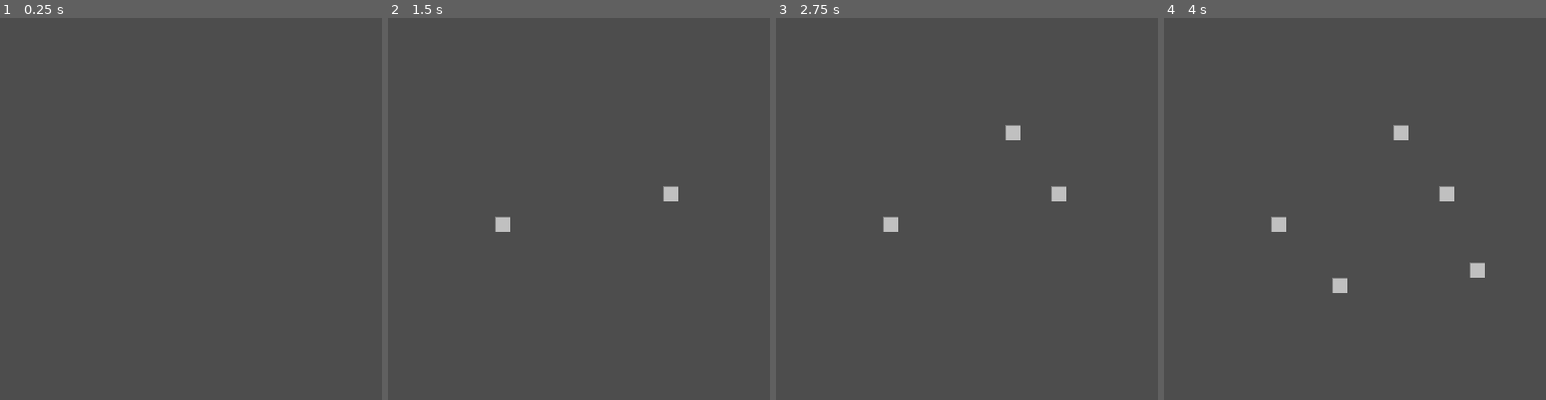
Above: before the commit, frames 1-4 (left to right).
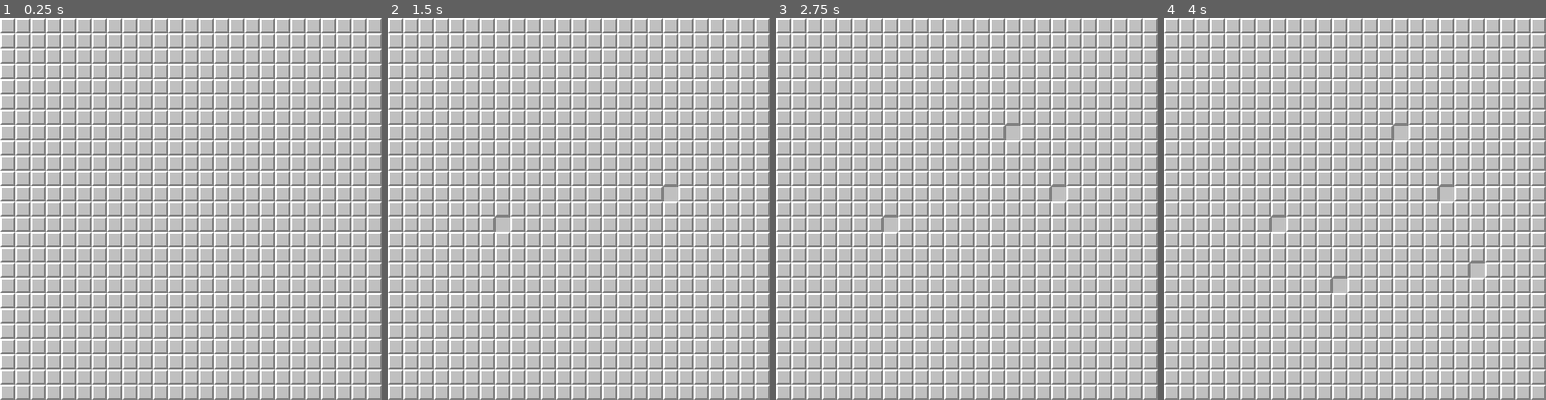
Above: after the commit, the same moments.

Repository: Insoi/reinventing-minesweeper-2.0
Game: Godot game, scene res://game.tscn
Two runs of this game, one before a commit and one after it. Both use one fixed random seed, a clock stepped at 60 frames per second and the inputs below.
Inputs (mouse positions are in pixels of both pictures, inside the frame that each line leads up to):
- Up to frame 1 (0.25 s): no input
- Up to frame 2 (1.5 s): tap Enter at 0.5 s; move the mouse to (663, 189) at 0.52 s; click (663, 189) at 0.67 s; tap Space at 1.25 s; move the mouse to (502, 228) at 1.27 s; click (502, 228) at 1.42 s
- Up to frame 3 (2.75 s): tap Enter at 2 s; move the mouse to (1005, 124) at 2.02 s; click (1005, 124) at 2.17 s
- Up to frame 4 (4 s): tap Space at 2.75 s; move the mouse to (1335, 285) at 2.77 s; click (1335, 285) at 2.92 s; tap Enter at 3.5 s; move the mouse to (1469, 266) at 3.52 s; click (1469, 266) at 3.67 s

The runs differ from the first frame. In frame 1, 100% of the frame differs, in the area x 0-100%, y 0-100%; in frame 2, 100%; in frame 3, 100%; in frame 4, 99%.
Error before the commit: Invalid operands 'int' and 'Vector2i' in operator '=='. (res://cell_tiles.gd:35)
Error after the commit: Trying to assign an array of type "Array" to a variable of type "Array[Vector2]". (res://cell_tiles.gd:54)

Commit message:
Update cell_tiles.gd

Diff:
--- a/cell_tiles.gd
+++ b/cell_tiles.gd
@@ -27,6 +27,12 @@
 			row.append(0)
 		cell_array.append(row)
 
+	#set each cell to be unexplored
+	for y in board_height:
+		for x in board_width:
+			cell_array[x][y] = unexplored_cell
+			set_cell(Vector2(x,y), 0, unexplored_cell)
+	#test
 	#place down x amt bombs randomly
 	for i in bombs:
 		var random_pos = Vector2(randi_range(0, board_height-1), randi_range(0, board_width-1))
@@ -41,8 +47,6 @@
 	#assign each cell with a number / empty
 	for y in board_height:
 		for x in board_width:
-			set_cell(Vector2(x,y), 0, unexplored_cell)
-
 			if cell_array[x][y] == bomb_cell:
 				continue
 
@@ -56,7 +60,6 @@
 			#draw all cells as unexplored in the start, basically just skip if it's a bomb_cell
 			#TODO: Get nearby bombs +1int by going through each nearby cell and use that int var for the number
 			#TODO: If there's no bombs then just make it a blank cell
-			set_cell(Vector2(x,y), 0, unexplored_cell)
 
 	print(cell_array)
 
